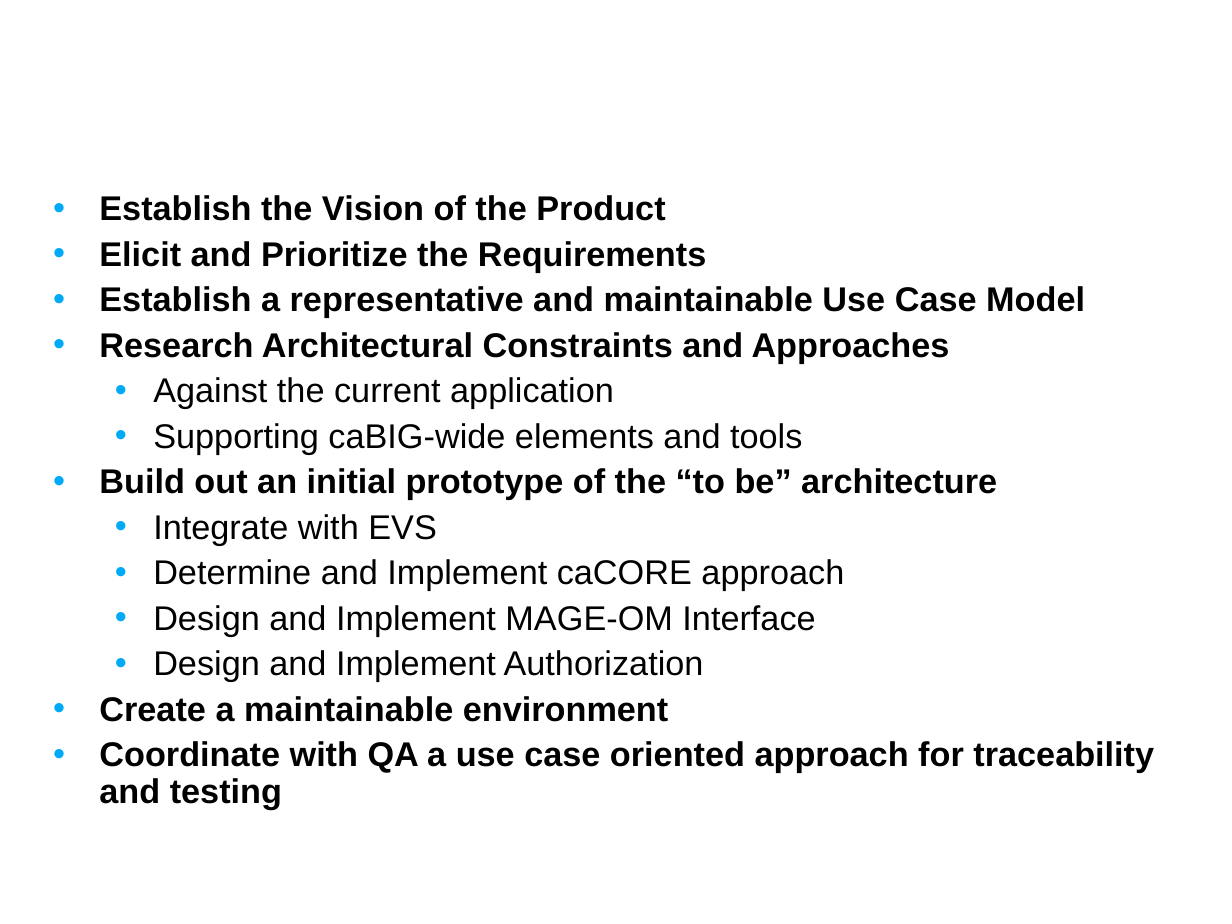
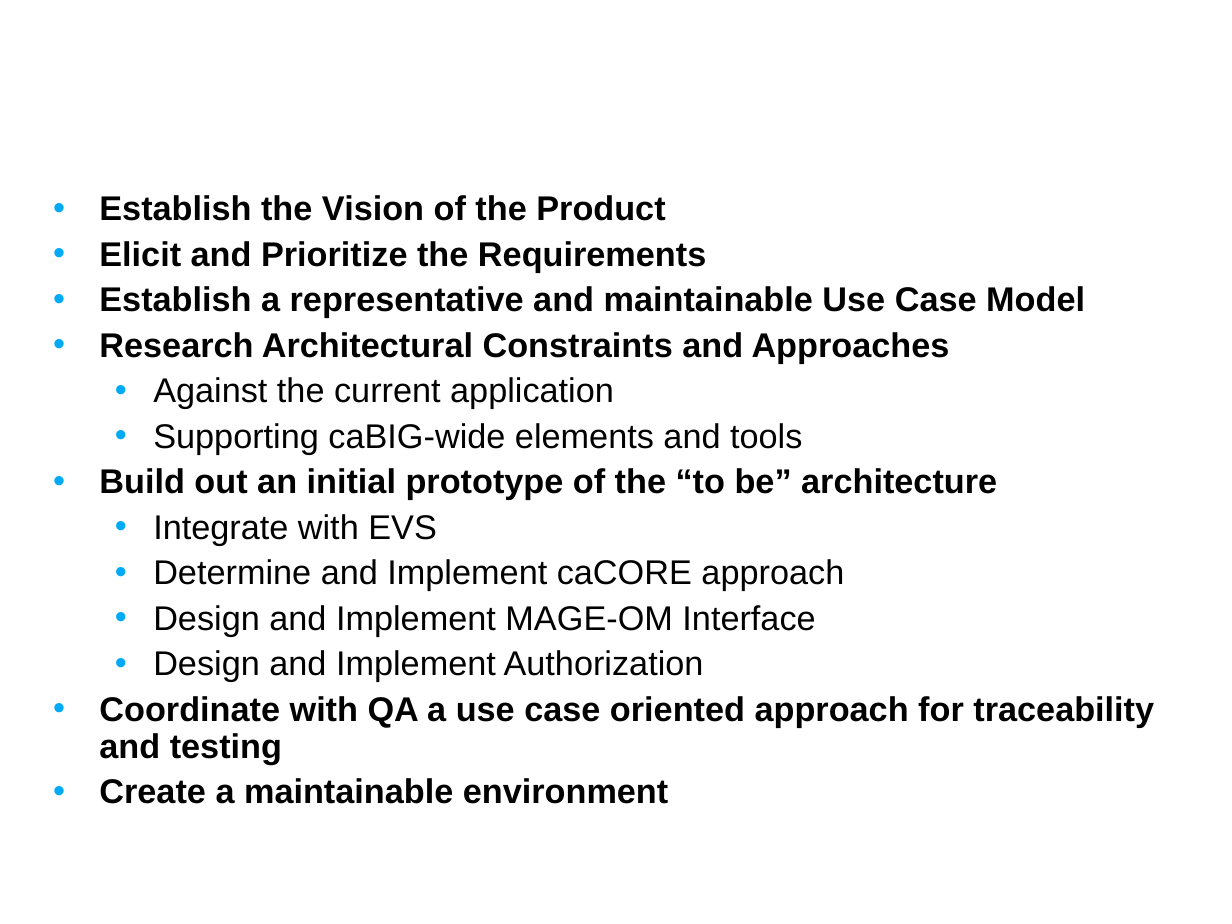
Before and after one commit to NCIP/caarray-docs, a slide deck: slide 8 of project_management/reports/inception_postmortem.ppt. Drawn at 1232x924 pixels with LibreOffice and Linux fonts; fonts in the diff are those of the drawing; background and template pictures are left out. Boxes give left, top, right and bottom in pixels: in the first picture for what was removed or moved away, otherwise in the second. Text is boxed around its words. In the diff, an @@ line names an element or a change of style, - is before the commit and + after.

```diff
--- a/project_management/reports/inception_postmortem.ppt
+++ b/project_management/reports/inception_postmortem.ppt
@@ text at bbox=[99, 696, 1154, 764]: paragraph added @@
+• Coordinate with QA a use case oriented approach for traceability and testing
@@ text at bbox=[99, 741, 1154, 810]: paragraph removed @@
-• Coordinate with QA a use case oriented approach for traceability and testing
```
Also in this commit, not shown: 9 other slides changed, 2 slides added, 1 slide removed.
